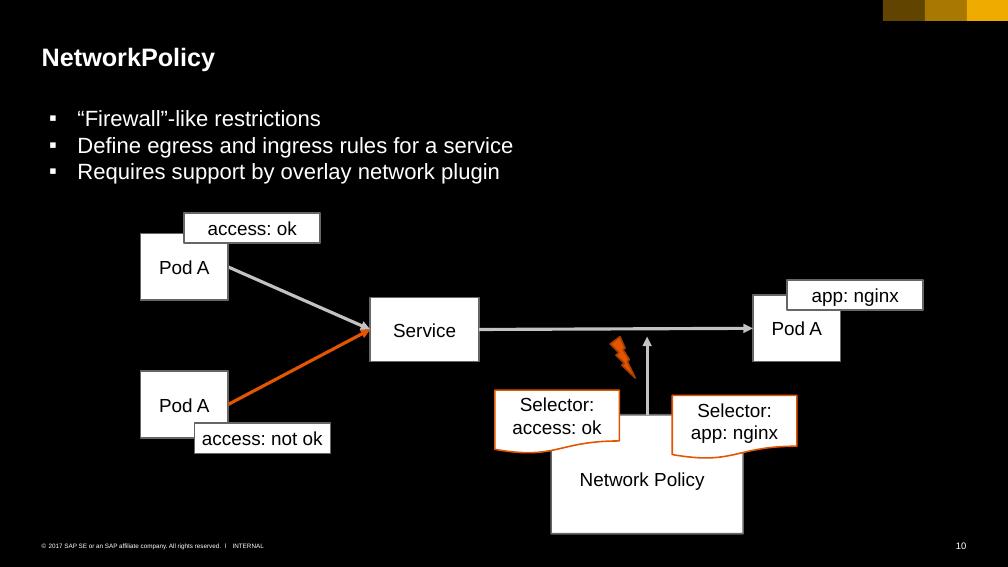
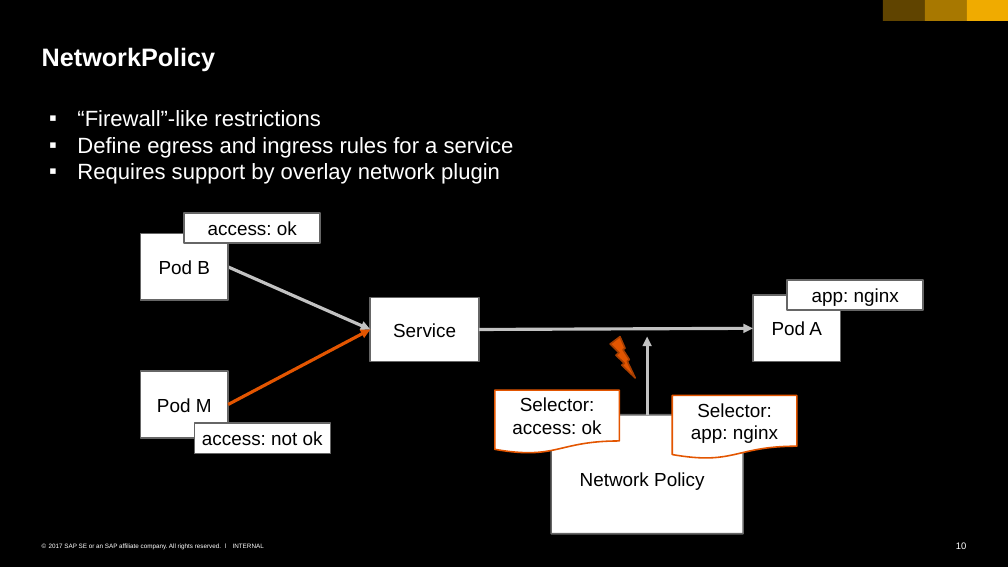
Before and after one commit to cuijiyao01/docker-k8s-training, a slide deck: slide 10 of kubernetes/08_administration.pptx. Drawn at 1008x567 pixels with LibreOffice and Linux fonts; fonts in the diff are those of the drawing. Boxes give left, top, right and bottom in pixels: in the first picture for what was removed or moved away, otherwise in the second. Text is boxed around its words. In the diff, an @@ line names an element or a change of style, - is before the commit and + after.

```diff
--- a/kubernetes/08_administration.pptx
+++ b/kubernetes/08_administration.pptx
@@ text in rectangle at [159,260,210,275]: text changed @@
-Pod A
+Pod B
@@ text in rectangle at [157,398,212,413]: text changed @@
-Pod A
+Pod M
```
Also in this commit, not shown: 4 other slides changed, 2 slides added, 1 slide removed.
